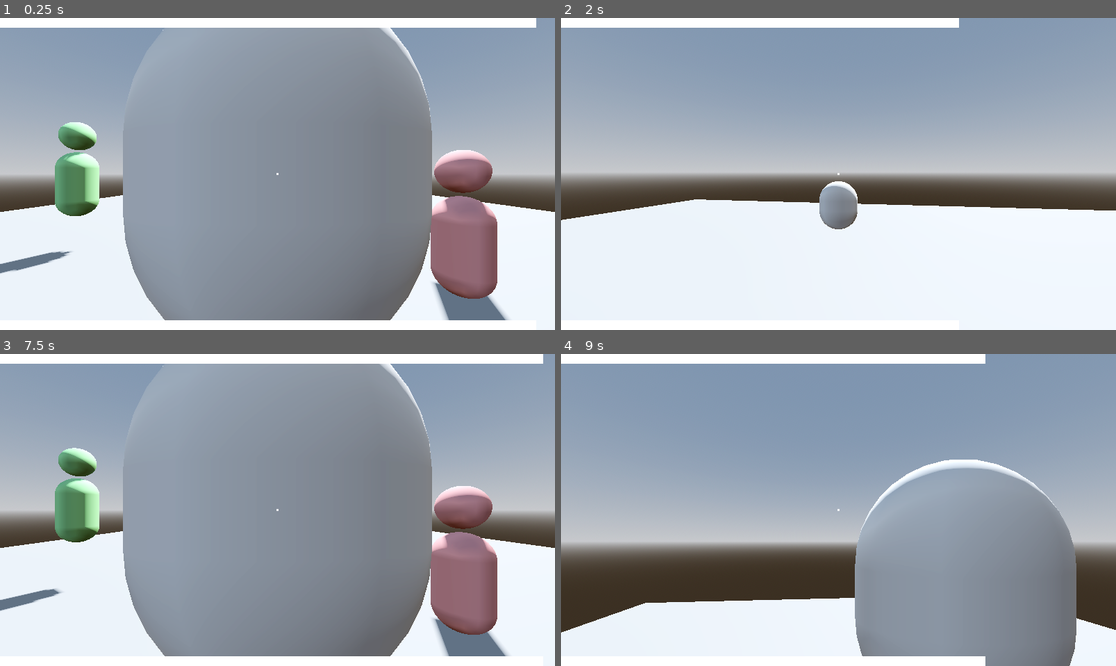
Above: before the commit, frames 1-4 (two rows, left to right).
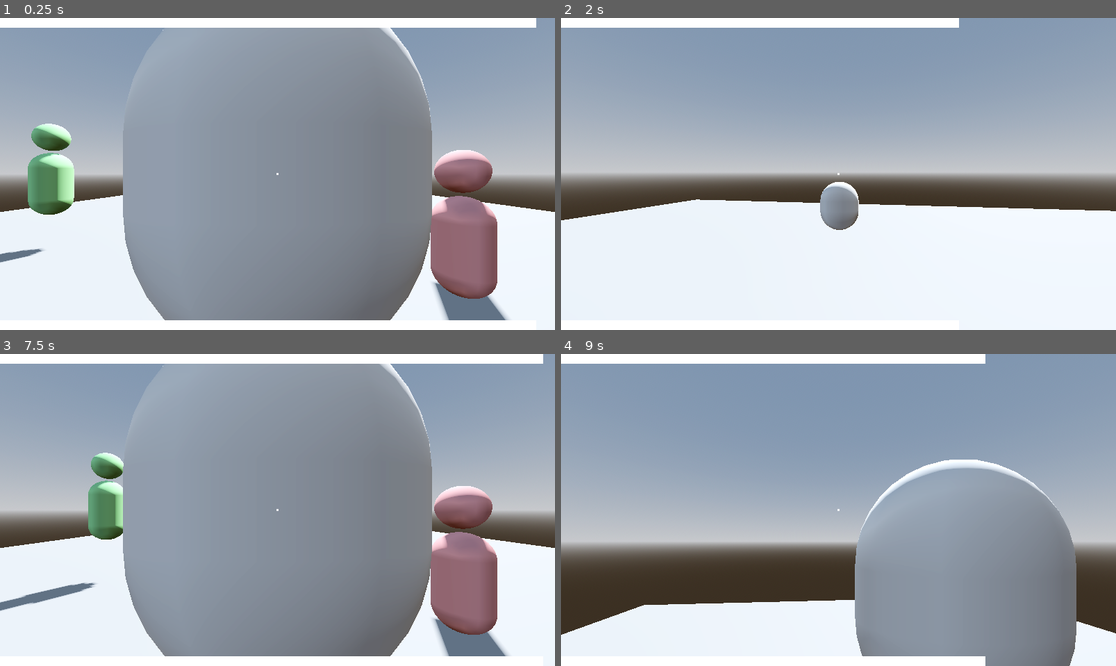
Above: after the commit, the same moments.

Repository: madmonki/GGJ2026
Game: Godot game, scene res://main.tscn
Two runs of this game, one before a commit and one after it. Both use one fixed random seed, a clock stepped at 60 frames per second and the inputs below.
Inputs (mouse positions are in pixels of both pictures, inside the frame that each line leads up to):
- Up to frame 1 (0.25 s): no input
- Up to frame 2 (2 s): move the mouse to (866, 174) at 0.52 s; press the mouse at (866, 174) at 0.53 s; hold W (move_forward) from 0.53 s (still down); tap Space (jump) at 0.77, 1.52 s; move the mouse to (810, 174) at 1.27 s; release the mouse at (810, 174) at 1.28 s; tap Shift (sprint) at 1.35 s
- Up to frame 3 (7.5 s): move the mouse to (288, 503) at 2.02 s; press the mouse at (288, 503) at 2.03 s; move the mouse to (271, 516) at 2.77 s; release the mouse at (271, 516) at 2.78 s; tap Shift (sprint) at 2.85, 4.35, 5.85 s; tap Space (jump) at 3.02, 3.77, 4.52, 6.02, 6.77 s; move the mouse to (316, 513) at 3.52 s; press the mouse at (316, 513) at 3.53 s; move the mouse to (233, 506) at 4.27 s; release the mouse at (233, 506) at 4.28 s; move the mouse to (283, 510) at 5.02 s; press the mouse at (283, 510) at 5.03 s; move the mouse to (255, 503) at 5.77 s; release W (move_forward) at 5.78 s; release the mouse at (255, 503) at 5.78 s; hold D (move_right) 5.78-6.53 s; move the mouse to (305, 510) at 6.52 s; press the mouse at (305, 510) at 6.53 s; hold W (move_forward) 6.53-7.25 s; release the mouse at (305, 510) at 7.25 s; click "RETRY" at 7.25 s
- Up to frame 4 (9 s): move the mouse to (810, 510) at 8.02 s; hold W (move_forward) from 8.03 s (still down); tap Shift (sprint) at 8.1 s; tap Space (jump) at 8.27 s; move the mouse to (849, 503) at 8.77 s; press the mouse at (849, 503) at 8.78 s

The runs differ from the first frame. In frame 1, 3.8% of the frame differs, in the area x 0-18%, y 33-82%; in frame 2, 0.2%; in frame 3, 3.3%; in frame 4, 0.4%.

Commit message:
mesh added

Diff:
--- a/main.tscn
+++ b/main.tscn
@@ -25,6 +25,8 @@
 
 [sub_resource type="BoxShape3D" id="BoxShape3D_1"]
 size = Vector3(20, 0.1, 20)
+
+[sub_resource type="BoxMesh" id="BoxMesh_lquwl"]
 
 [node name="World" type="Node3D" unique_id=1721197352]
 script = ExtResource("1_world")
@@ -59,6 +61,7 @@
 [node name="Player" parent="." unique_id=1302333533 instance=ExtResource("1_blue_char")]
 transform = Transform3D(1, 0, 0, 0, 1, 0, 0, 0, 1, 0, 0.1, 8.5)
 is_controlled = true
+is_stationary = false
 starts_with_mask = true
 
 [node name="RedChar" parent="." unique_id=693896521 instance=ExtResource("4_1bvp3")]
@@ -67,3 +70,18 @@
 
 [node name="GreenChar" parent="." unique_id=412814436 instance=ExtResource("5_lquwl")]
 transform = Transform3D(1, 0, 0, 0, 1, 0, 0, 0, 1, -3.6013632, 1.0767515, 4.823857)
+is_stationary = false
+
+[node name="CSGCombiner3D" type="CSGCombiner3D" parent="." unique_id=2142849049]
+transform = Transform3D(1, 0, 0, 0, 1, 0, 0, 0, 1, 0, -1.4720442, 0)
+operation = 1
+use_collision = true
+
+[node name="CSGMesh3D2" type="CSGMesh3D" parent="CSGCombiner3D" unique_id=1085229710]
+transform = Transform3D(1, 0, 0, 0, 1, 0, 0, 0, 1, 0.8415432, 2.1383557, 0)
+mesh = SubResource("BoxMesh_lquwl")
+
+[node name="CSGMesh3D" type="CSGMesh3D" parent="CSGCombiner3D" unique_id=1791108093]
+transform = Transform3D(0.8697276, 0, -0.4935321, 0, 1, 0, 0.4935321, 0, 0.8697276, 0.2335118, 2.1383557, 0)
+operation = 1
+mesh = SubResource("BoxMesh_lquwl")
Binary file added: models/SM_Ruins_01.fbx
Not shown, added: models/SM_Ruins_01.fbx.import
